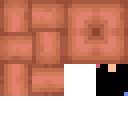
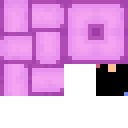
Before/after of a w=128, h=128 layered artwork. What changed in the layer stack:
added group "Layer Group" with 2 layers above "potentia_conduit_connected.png" over [0,0,128,96]
added layer "pipes_tint" (overlay) in group "Layer Group" over [0,0,128,96]
added layer "pipes_col" in group "Layer Group" over [0,0,128,96]
painted on "potentia_conduit_connected.png" over [0,0,128,96]
